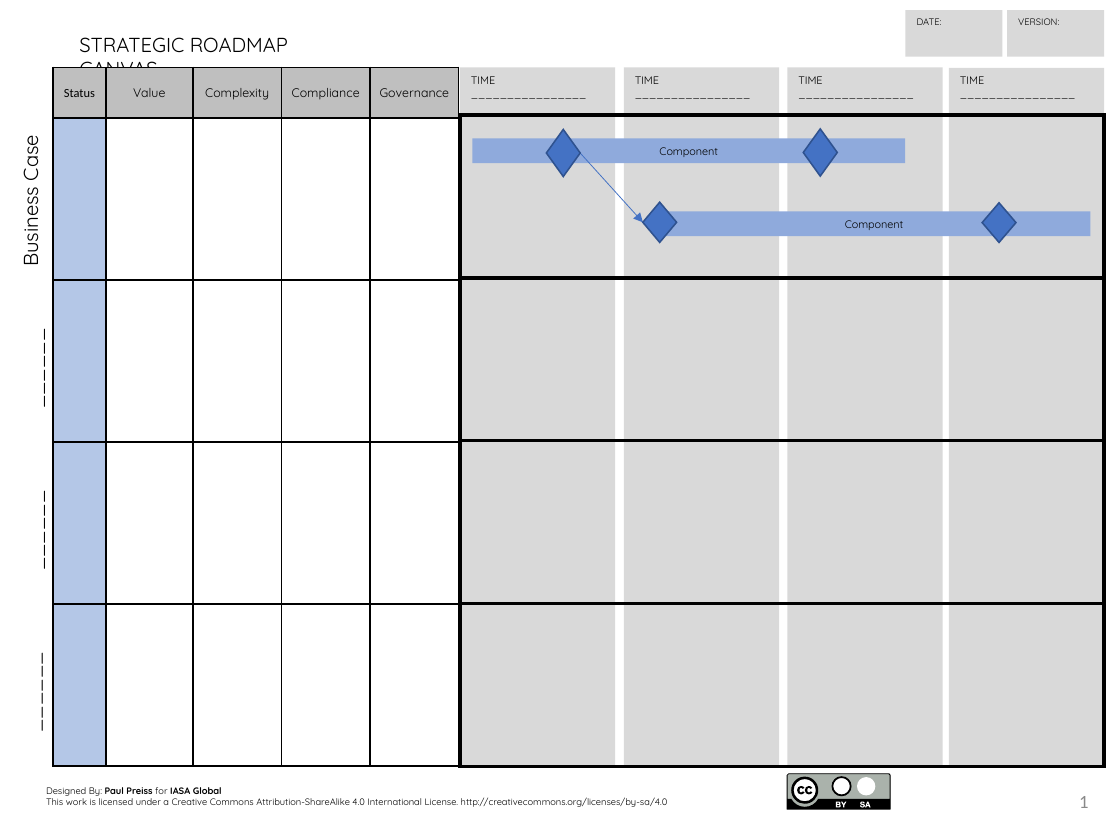
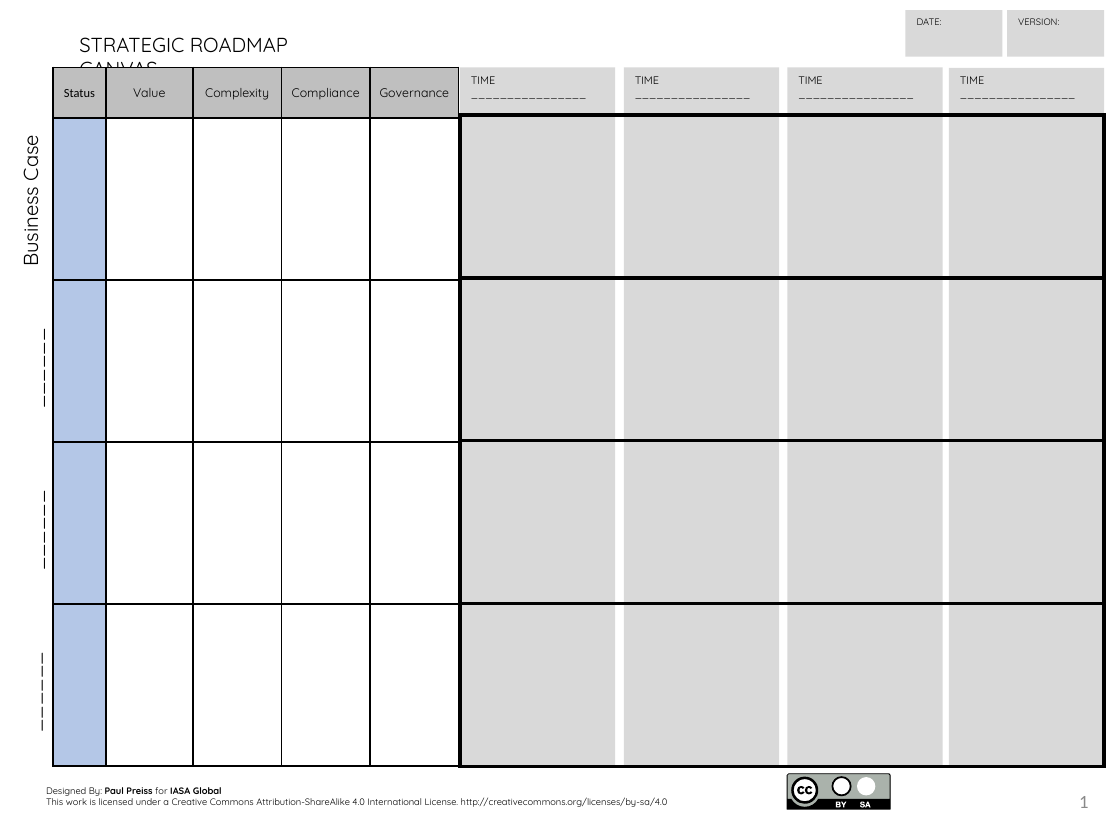
Before and after one commit to Iasa-Global/btabok, a slide deck: slide 1 of pages/structured_canvases/media/ppt/strategic_roadmap_canvas.ppt. Drawn at 1120x840 pixels with LibreOffice and Linux fonts; fonts in the diff are those of the drawing; background and template pictures are left out. Boxes give left, top, right and bottom in pixels: in the first picture for what was removed or moved away, otherwise in the second. Text is boxed around its words. In the diff, an @@ line names an element or a change of style, - is before the commit and + after.

```diff
--- a/pages/structured_canvases/media/ppt/strategic_roadmap_canvas.ppt
+++ b/pages/structured_canvases/media/ppt/strategic_roadmap_canvas.ppt
@@ group removed at box(473, 129, 1090, 243): 4 diamonds, 2 rectangles, 1 arrow @@
-Component
-Component
```
Also in this commit, not shown: 1 other file.
